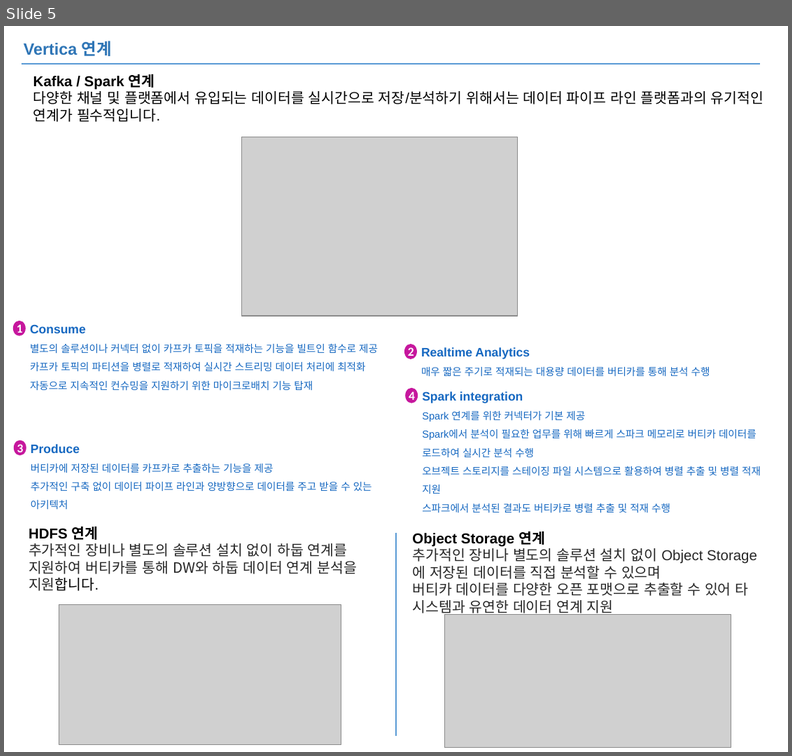
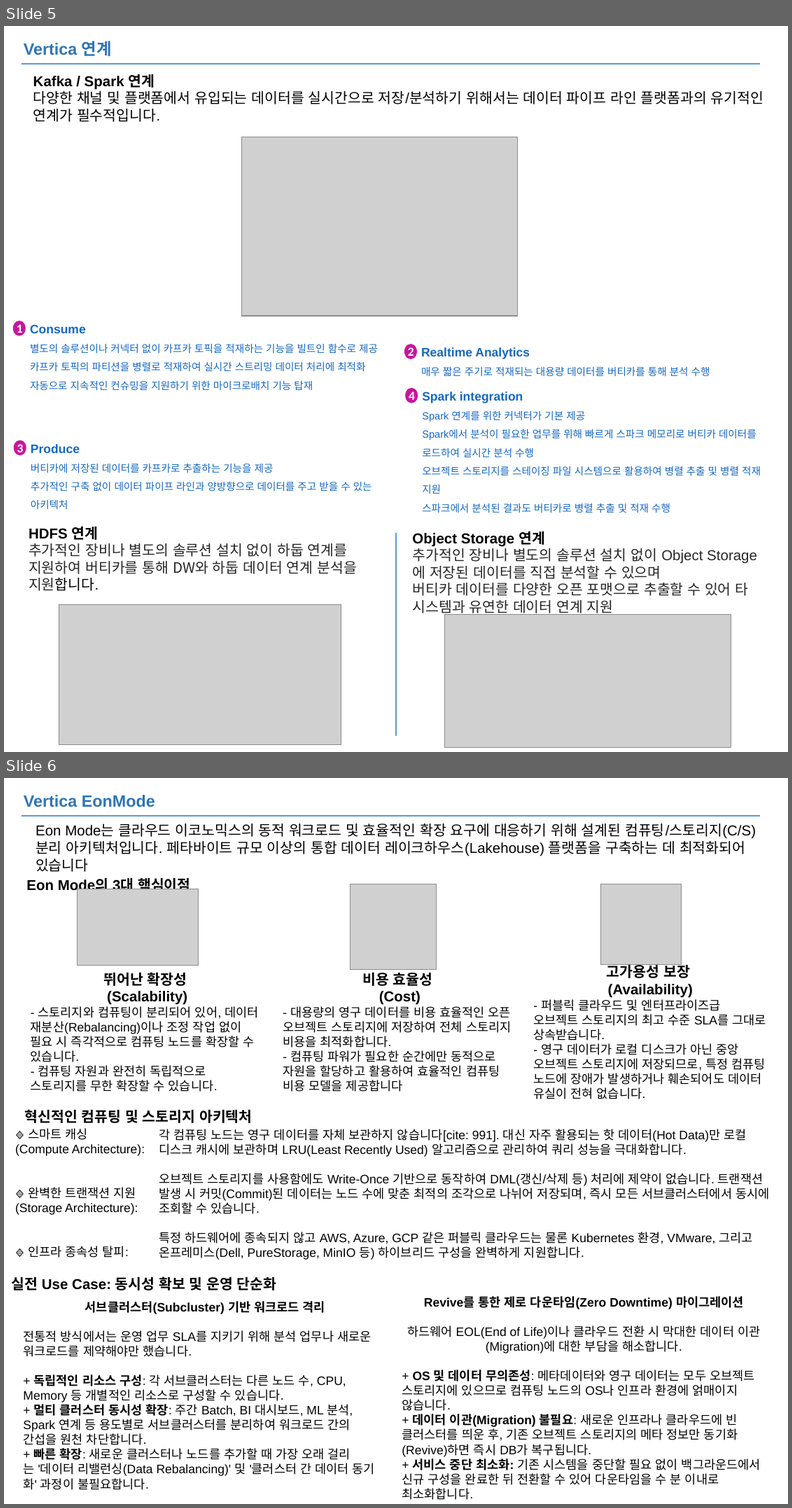
Before and after one commit to JIN0326/vertica_blog, a slide deck: 99ref/blog.pptx. Shown one above the other, each under a label of ours: slide 5 before the commit, slides 5 and 6 after it. The pictures are 792x756 and 792x1508 pixels, drawn with LibreOffice and Linux fonts; fonts in the diff are those of the drawing; grey boxes stand for pictures. Boxes give left, top, right and bottom in pixels: in the first picture for what was removed or moved away, otherwise in the second. Text is boxed around its words. In the diff, an @@ line names an element or a change of style, - is before the commit and + after.

```diff
--- a/99ref/blog.pptx
+++ b/99ref/blog.pptx
@@ slide 6 added at <box>4,778,788,1504</box>, background #FFFFFF @@
@@ text added at <box>24,795,155,807</box>, 16 pt, text #2E75B6, bold @@
+Vertica EonMode
@@ line added from (22, 816) to (760, 816), #5B9BD5 1.5 pt @@
@@ text added at <box>35,824,756,872</box>, 14 pt, text #000000 @@
+Eon Mode는 클라우드 이코노믹스의 동적 워크로드 및 효율적인 확장 요구에 대응하기 위해 설계된 컴퓨팅/스토리지(C/S) 분리 아키텍처입니다. 페타바이트 규모 이상의 통합 데이터 레이크하우스(Lakehouse) 플랫폼을 구축하는 데 최적화되어 있습니다
@@ text added at <box>26,875,190,893</box>, 14 pt, text #000000, bold @@
+Eon Mode의 3대 핵심이점
@@ picture added at <box>77,889,198,965</box> @@
@@ picture added at <box>350,884,436,970</box> @@
@@ picture added at <box>600,884,682,966</box> @@
@@ text added at <box>533,963,766,1099</box>, 12 pt, text #000000 @@
+고가용성 보장
+(Availability)
+- 퍼블릭 클라우드 및 엔터프라이즈급 오브젝트 스토리지의 최고 수준 SLA를 그대로 상속받습니다.
+- 영구 데이터가 로컬 디스크가 아닌 중앙 오브젝트 스토리지에 저장되므로, 특정 컴퓨팅 노드에 장애가 발생하거나 훼손되어도 데이터 유실이 전혀 없습니다.
@@ text added at <box>31,972,258,1092</box>, 12 pt, text #000000 @@
+뛰어난 확장성
+(Scalability)
+- 스토리지와 컴퓨팅이 분리되어 있어, 데이터 재분산(Rebalancing)이나 조정 작업 없이 필요 시 즉각적으로 컴퓨팅 노드를 확장할 수 있습니다.
+- 컴퓨팅 자원과 완전히 독립적으로 스토리지를 무한 확장할 수 있습니다.
@@ text added at <box>283,972,511,1092</box>, 12 pt, text #000000 @@
+비용 효율성
+(Cost)
+- 대용량의 영구 데이터를 비용 효율적인 오픈 오브젝트 스토리지에 저장하여 전체 스토리지 비용을 최적화합니다.
+- 컴퓨팅 파워가 필요한 순간에만 동적으로 자원을 할당하고 활용하여 효율적인 컴퓨팅 비용 모델을 제공합니다
@@ text added at <box>25,1109,252,1123</box>, 14 pt, text #000000, bold @@
+혁신적인 컴퓨팅 및 스토리지 아키텍처
@@ text added at <box>15,1128,145,1257</box>, 12 pt, text #000000 @@
+🔹 스마트 캐싱
+(Compute Architecture):
+🔹 완벽한 트랜잭션 지원
+(Storage Architecture):
+🔹 인프라 종속성 탈피:
@@ text added at <box>159,1129,769,1260</box>, 12 pt, text #000000 @@
+각 컴퓨팅 노드는 영구 데이터를 자체 보관하지 않습니다[cite: 991]. 대신 자주 활용되는 핫 데이터(Hot Data)만 로컬 디스크 캐시에 보관하며 LRU(Least Recently Used) 알고리즘으로 관리하여 쿼리 성능을 극대화합니다.
+오브젝트 스토리지를 사용함에도 Write-Once 기반으로 동작하여 DML(갱신/삭제 등) 처리에 제약이 없습니다. 트랜잭션 발생 시 커밋(Commit)된 데이터는 노드 수에 맞춘 최적의 조각으로 나뉘어 저장되며, 즉시 모든 서브클러스터에서 동시에 조회할 수 있습니다.
+특정 하드웨어에 종속되지 않고 AWS, Azure, GCP 같은 퍼블릭 클라우드는 물론 Kubernetes 환경, VMware, 그리고 온프레미스(Dell, PureStorage, MinIO 등) 하이브리드 구성을 완벽하게 지원합니다.
@@ text added at <box>11,1276,277,1290</box>, 14 pt, text #000000, bold @@
+실전 Use Case: 동시성 확보 및 운영 단순화
@@ text added at <box>23,1301,375,1490</box>, 12 pt, text #000000 @@
+서브클러스터(Subcluster) 기반 워크로드 격리
+전통적 방식에서는 운영 업무 SLA를 지키기 위해 분석 업무나 새로운 워크로드를 제약해야만 했습니다.
++ 독립적인 리소스 구성: 각 서브클러스터는 다른 노드 수, CPU, Memory 등 개별적인 리소스로 구성할 수 있습니다.
++ 멀티 클러스터 동시성 확장: 주간 Batch, BI 대시보드, ML 분석, Spark 연계 등 용도별로 서브클러스터를 분리하여 워크로드 간의 간섭을 원천 차단합니다.
++ 빠른 확장: 새로운 클러스터나 노드를 추가할 때 가장 오래 걸리는 '데이터 리밸런싱(Data Rebalancing)' 및 '클러스터 간 데이터 동기화' 과정이 불필요합니다.
@@ text added at <box>402,1296,761,1500</box>, 12 pt, text #000000 @@
+Revive를 통한 제로 다운타임(Zero Downtime) 마이그레이션
+하드웨어 EOL(End of Life)이나 클라우드 전환 시 막대한 데이터 이관(Migration)에 대한 부담을 해소합니다.
++ OS 및 데이터 무의존성: 메타데이터와 영구 데이터는 모두 오브젝트 스토리지에 있으므로 컴퓨팅 노드의 OS나 인프라 환경에 얽매이지 않습니다.
++ 데이터 이관(Migration) 불필요: 새로운 인프라나 클라우드에 빈 클러스터를 띄운 후, 기존 오브젝트 스토리지의 메타 정보만 동기화(Revive)하면 즉시 DB가 복구됩니다.
++ 서비스 중단 최소화: 기존 시스템을 중단할 필요 없이 백그라운드에서 신규 구성을 완료한 뒤 전환할 수 있어 다운타임을 수 분 이내로 최소화합니다.
```
Also in this commit, not shown: 1 other slide added, 1 slide removed, 5 other files.
